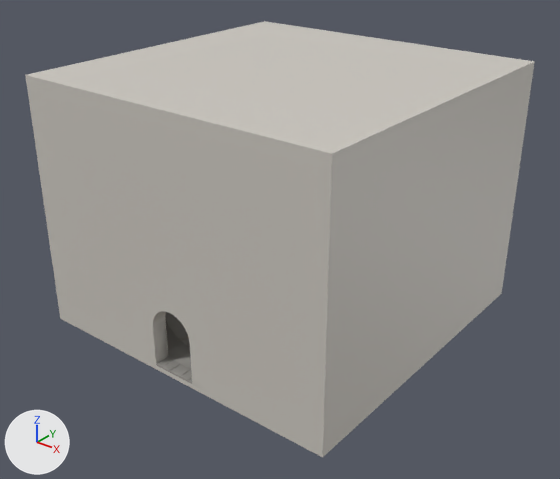
Before and after pictures for a commit that changed the glTF model assets/models/dungeon/dng_arena.glb.
Camera for both pictures: a 50 mm lens placed at (36.4, -43.7, 25.0), pointed at (10.4, -11.2, 4.8). Arrows for +X, +Y and +Z are at lower left; the lights stay in place. The first picture is the older version. Vertices at exactly the same position are counted once.

Objects in the first picture: 'archivolt'.
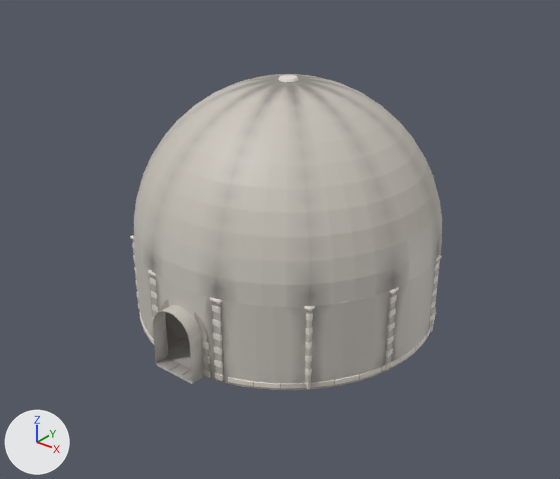
Location of each change, (x1, y1, x2, y2) in pixels of the pictures (560 x 479 px):
```json
{"object": "archivolt", "change": "reshaped", "before": [25, 21, 535, 457], "after": [130, 74, 442, 390], "on screen": "39% narrower, 27% shorter"}
{"part": 1, "of": "me_cube_003", "change": "deleted", "before": [25, 21, 535, 457]}
{"part": 2, "of": "me_cube_003", "change": "edited", "before": [155, 312, 192, 384], "after": [155, 312, 192, 384], "on screen": "looks the same"}
```

Scene script edits in JSON lines:
```json
{"block": "me_cube_003", "where": "# used by ob_archivolt; location = (0.0, 0.0, 0.0)"}
{"op": "remove", "block": "me_cube_003", "code": "me_cube_003.from_pydata(...)  # 24148 vertices, 45604 faces; spans x 0.0..20.0, y -20.0..0.0, z -0.4..14.8"}
{"op": "add", "block": "me_cube_003", "code": "me_cube_003.from_pydata(...)  # 20134 vertices, 37405 faces; spans x 0.7..19.3, y -20.0..0.0, z -0.4..14.3"}
{"block": "me_cube_003", "change": "me_cube_003 part 1: 4014 vertices removed from x 0.0..20.0, y -20.0..0.0, z -0.4..14.8"}
{"block": "me_cube_003", "change": "me_cube_003 part 2: 6497 kept faces spanning x 0.7..19.3, y -20.0..0.0, z -0.4..14.3 get new vertex colours"}
```
